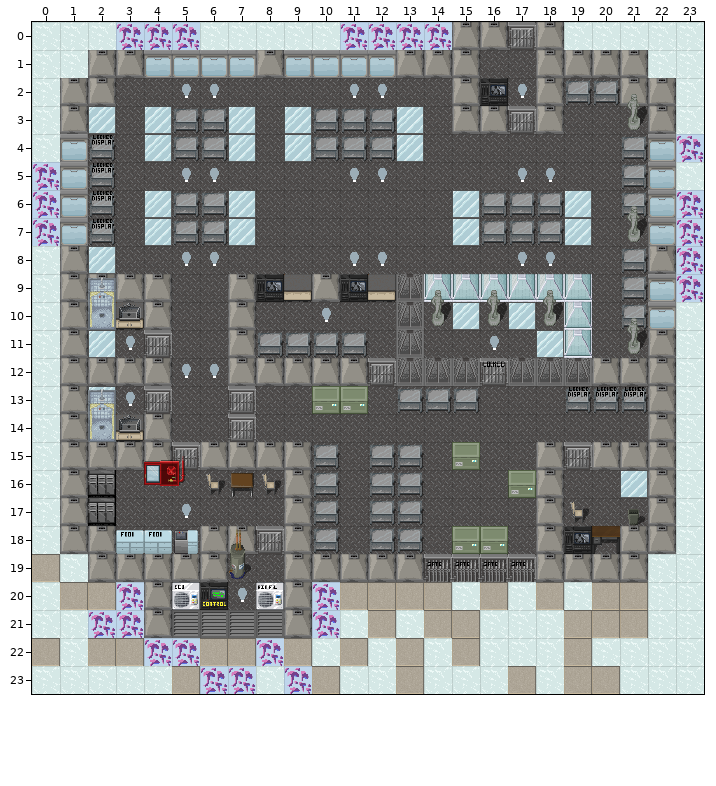
Two states of a Tiled map, 0.2/Maps/Sporting Goods Store.tmx. This is how it looked before the edit.
Cells are 32x32 px. Shown: x 0..23, y 0..23.
After the commit:
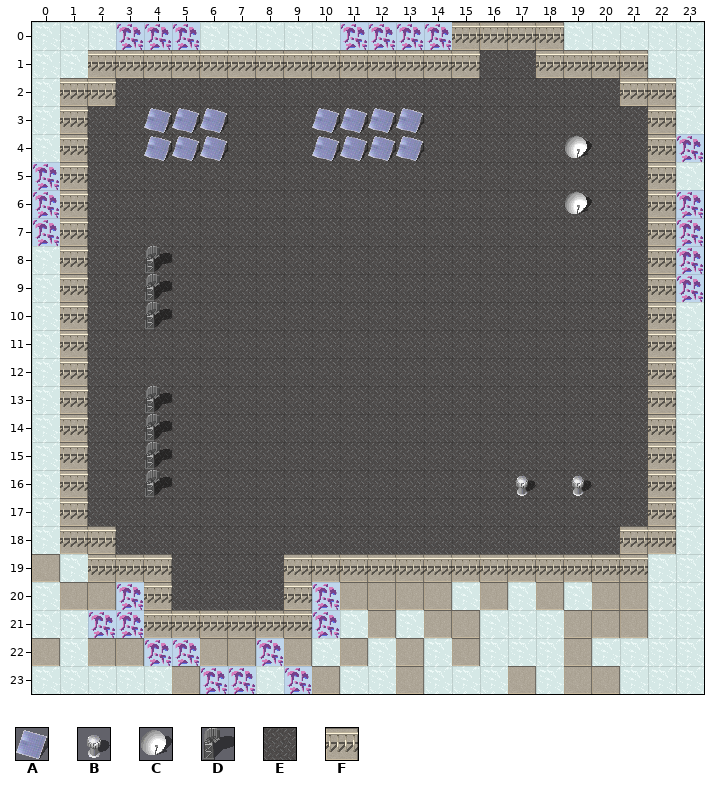
Key: from "Furniture_Normal": A 31, B 34, C 35, D 36; from "Terrain_Floors": E 6, F 22.
_ is an empty cell.
Tiles of an added or newly shown layer are drawn over the layers below it.
The exact change:
Layer "01 Terrain #2" (now shown):
There is now tile E in row 2 at x 5 to 6, 11 to 12 and 15 to 20; in row 3 at x 2, 4 to 7, 9 to 13, 15 to 18 and 21; in row 4 at x 2, 4 to 7, 9 to 13, 19 and 21; in row 5 at x 2, 5 to 6, 11 to 12, 17 to 18 and 21; in rows 6 to 7 at x 2, 4 to 7, 15 to 19 and 21; in row 8 at x 2, 4 to 6, 11 to 12, 17 to 18 and 21.
There is now tile E in row 9 at x 2 to 4, 7 to 19 and 21; in row 10 at x 2 to 4, 7, 10, 13 to 19 and 21; in row 11 at x 2 to 4, 7 to 11, 13, 16, 18 to 19 and 21; in row 12 at x 2 to 21; in row 13 at x 2 to 4, 7, 10 to 11, 13 to 15 and 19 to 21; in row 14 at x 2 to 4 and 7.
There is now tile E in row 15 at x 2 to 10, 12 to 13, 15 and 18 to 21; in row 16 at x 2, 4 to 10, 12 to 13, 17 to 19 and 21; in row 17 at x 2, 5, 9 to 10, 12 to 13, 18 to 19 and 21; in row 18 at x 3 to 10, 12 to 13, 15 to 16 and 18 to 20; in row 19 at x 5 to 7; in row 20 at x 5 to 8.
There is now tile F in row 0 at x 15 to 18; in row 1 at x 2 to 15 and 18 to 21; in row 2 at x 1 to 2 and 21 to 22; in rows 3 to 17 at x 1 and 22; in row 18 at x 1 to 2 and 21 to 22; in row 19 at x 2 to 4 and 9 to 21.
There is now tile F in row 20 at x 4 and 9; in row 21 at x 4 to 9.
Layer "01 Furniture #2" (now shown):
There is now tile A in rows 3 to 4 at x 4 to 6 and 10 to 13.
There is now tile B in row 16 at x 17 and 19.
There is now tile C in row 4 at x 19; in row 6 at x 19.
There is now tile D in rows 8 to 10 at x 4; in rows 13 to 16 at x 4.
Boxes around the changes in both pictures, in picture pixels (x1, y1, x2, y2):
added: (60, 22, 676, 638)
